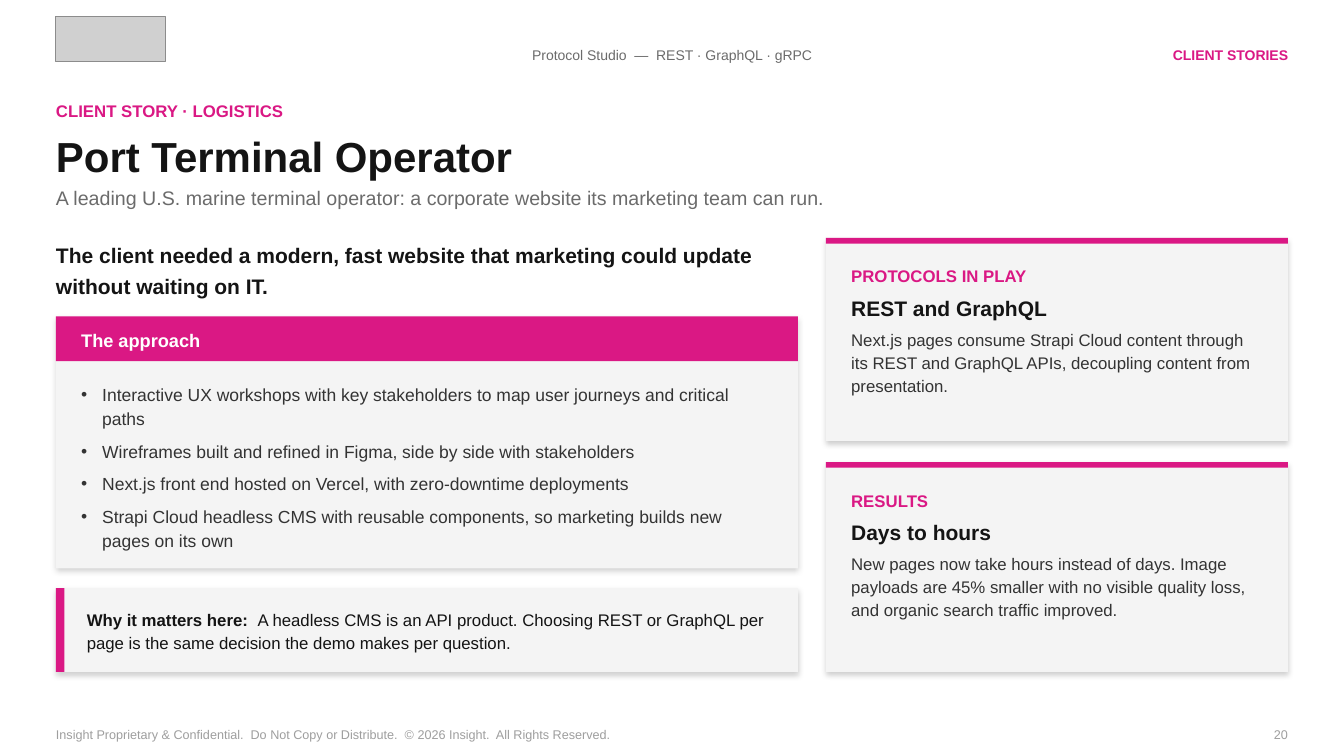
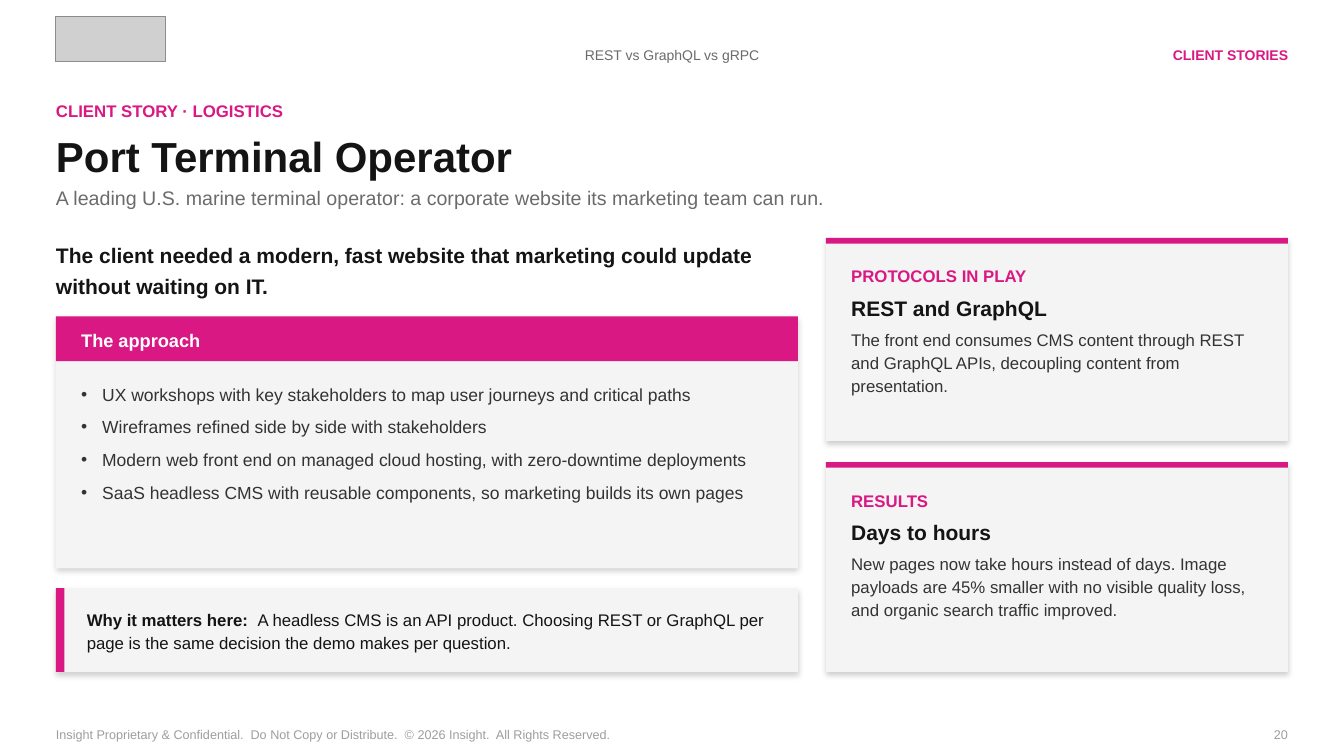
Before and after one commit to spietrek-insight/rest-graphql-grpc-ai-routing, a slide deck: slide 20 of presentation/rest-graphql-grpc-ai-routing-v6.pptx. Drawn at 1344x756 pixels with LibreOffice and Linux fonts; fonts in the diff are those of the drawing; grey boxes stand for pictures. Boxes give left, top, right and bottom in pixels: in the first picture for what was removed or moved away, otherwise in the second. Text is boxed around its words. In the diff, an @@ line names an element or a change of style, - is before the commit and + after.

```diff
--- a/presentation/rest-graphql-grpc-ai-routing-v6.pptx
+++ b/presentation/rest-graphql-grpc-ai-routing-v6.pptx
@@ text at bbox=[585, 50, 759, 63]: text changed @@
-Protocol Studio — REST · GraphQL · gRPC
+REST vs GraphQL vs gRPC
@@ text at bbox=[851, 334, 1245, 396]: text changed @@
-Next.js pages consume Strapi Cloud content through its REST and GraphQL APIs, decoupling content from presentation.
+The front end consumes CMS content through REST and GraphQL APIs, decoupling content from presentation.
@@ text at bbox=[102, 388, 746, 503]: text changed @@
-• Interactive UX workshops with key stakeholders to map user journeys and critical paths
-• Wireframes built and refined in Figma, side by side with stakeholders
-• Next.js front end hosted on Vercel, with zero-downtime deployments
-• Strapi Cloud headless CMS with reusable components, so marketing builds new pages on its own
+• UX workshops with key stakeholders to map user journeys and critical paths
+• Wireframes refined side by side with stakeholders
+• Modern web front end on managed cloud hosting, with zero-downtime deployments
+• SaaS headless CMS with reusable components, so marketing builds its own pages
```
Also in this commit, not shown: 28 other slides changed, 1 other file.
